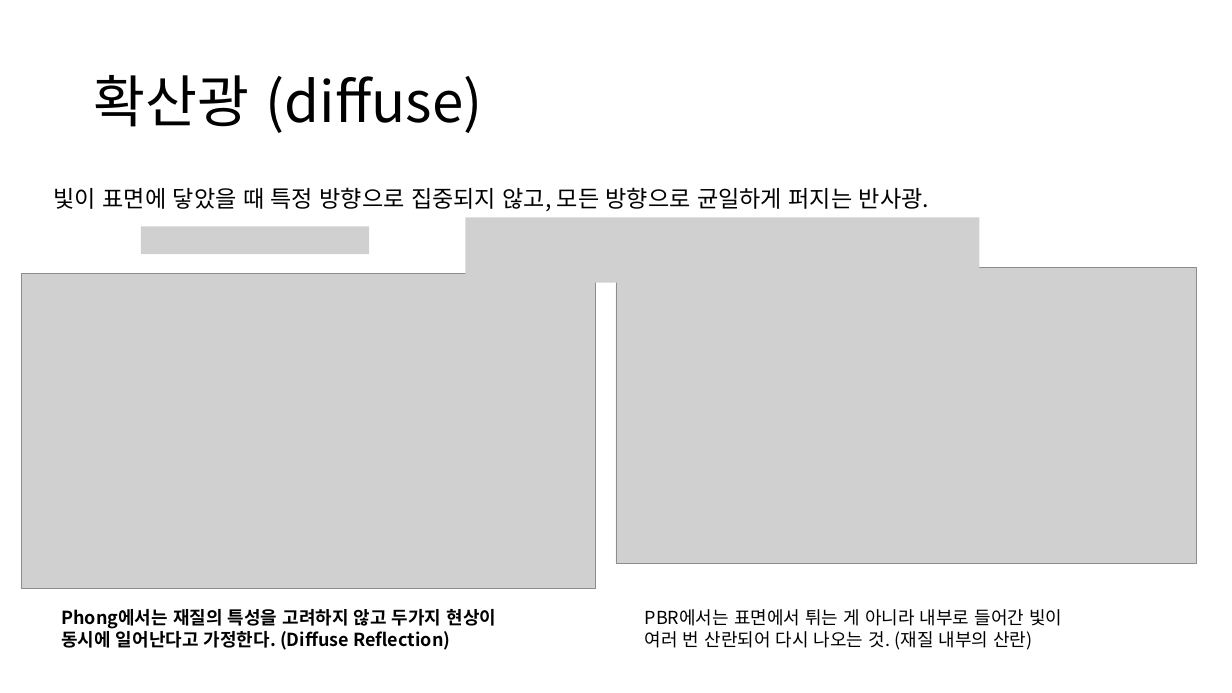
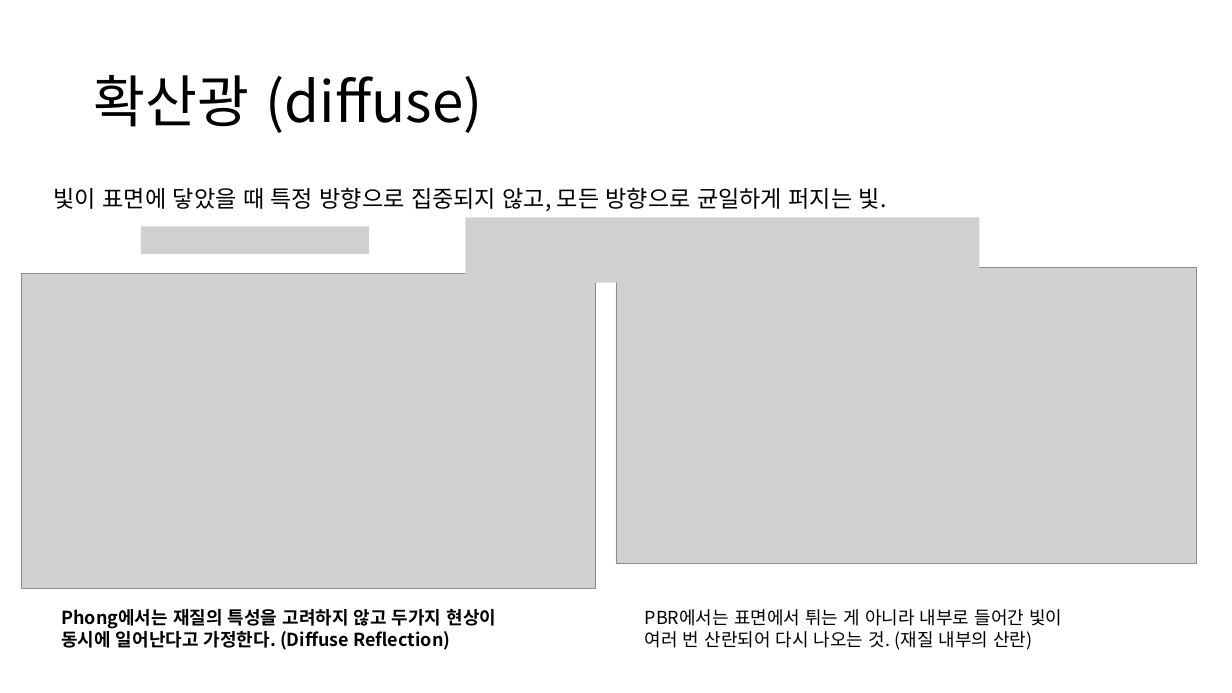
Before and after one commit to ldw9981/D3D11_Tutorial, a slide deck: slide 6 of Documents/07-Lighting2(Blinn-Phong).pptx. Drawn at 1232x693 pixels with LibreOffice and Linux fonts; fonts in the diff are those of the drawing; grey boxes stand for pictures. Boxes give left, top, right and bottom in pixels: in the first picture for what was removed or moved away, otherwise in the second. Text is boxed around its words. In the diff, an @@ line names an element or a change of style, - is before the commit and + after.

Commit message:
update

```diff
--- a/Documents/07-Lighting2(Blinn-Phong).pptx
+++ b/Documents/07-Lighting2(Blinn-Phong).pptx
@@ text at bbox=[54, 187, 887, 211]: text changed @@
-빛이 표면에 닿았을 때 특정 방향으로 집중되지 않고, 모든 방향으로 균일하게 퍼지는 반사광.
+빛이 표면에 닿았을 때 특정 방향으로 집중되지 않고, 모든 방향으로 균일하게 퍼지는 빛.
```
